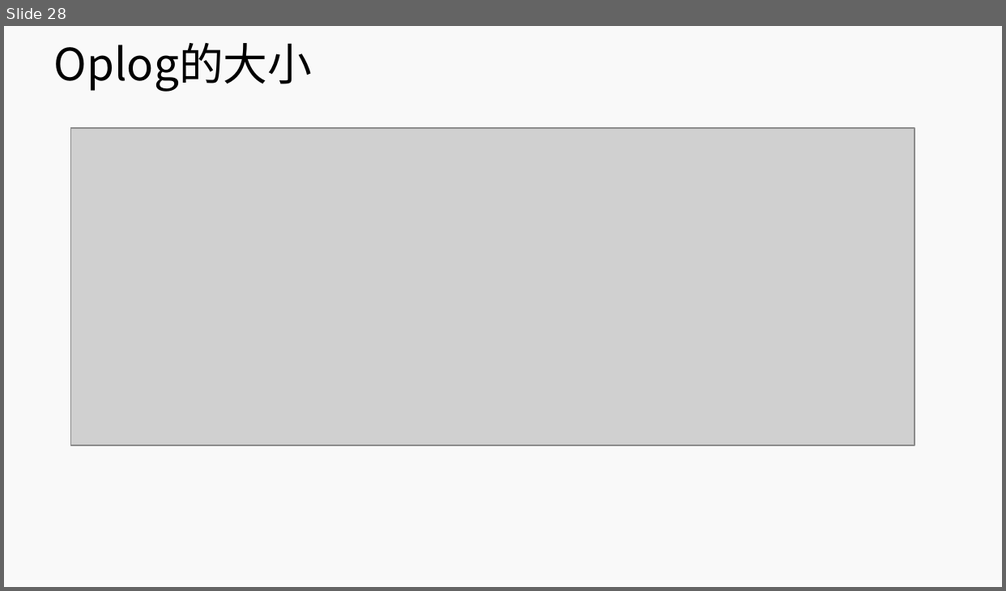
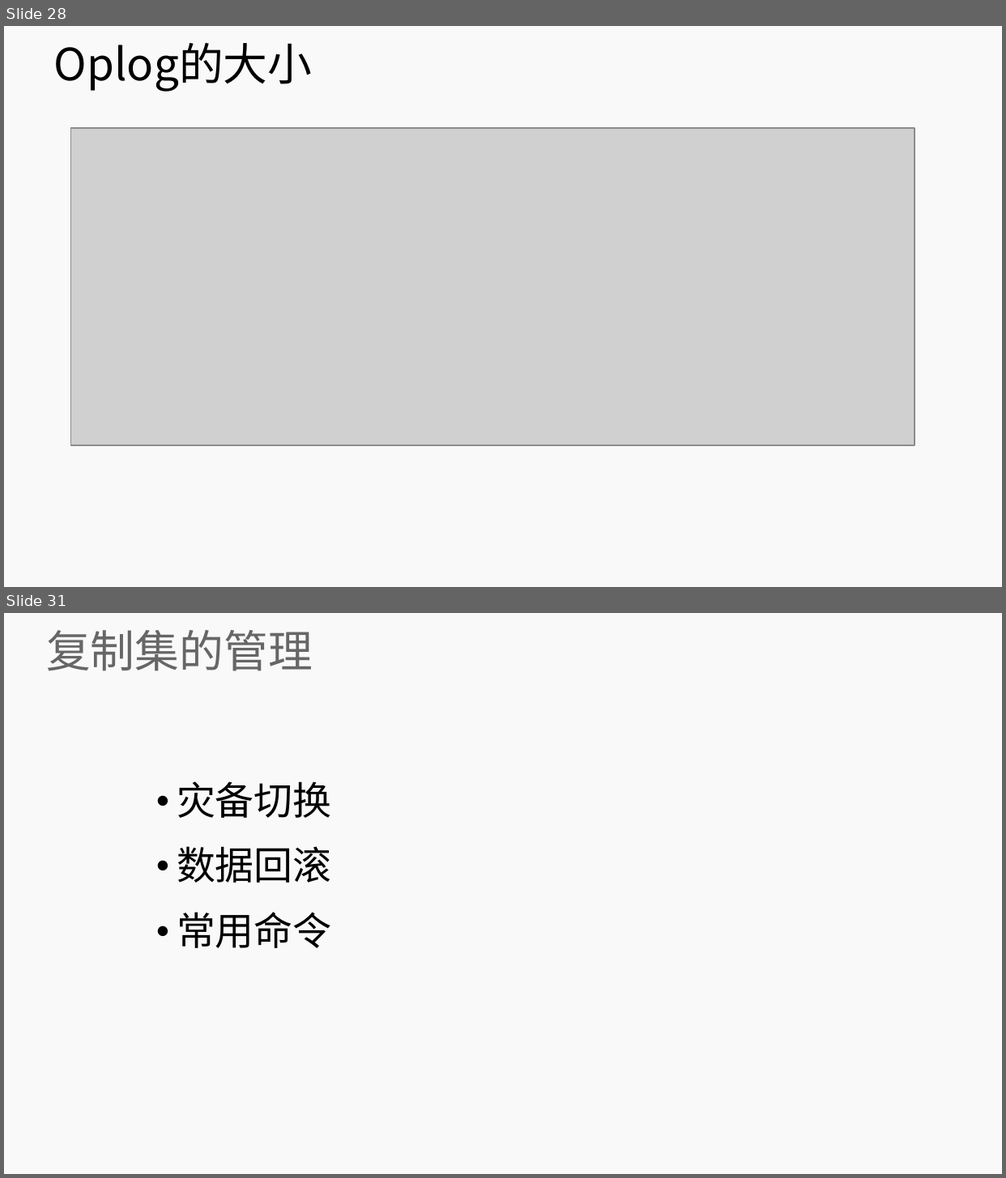
Before and after one commit to lihuanzhen2016/no-sql, a slide deck: PPT/12 MongoDB 复制集.pptx. Shown one above the other, each under a label of ours: slide 28 before the commit, slides 28 and 31 after it; the slides between them are not shown. The pictures are 1006x591 and 1006x1178 pixels, drawn with LibreOffice and Linux fonts; fonts in the diff are those of the drawing; grey boxes stand for pictures; background and template pictures are left out. Boxes give left, top, right and bottom in pixels: in the first picture for what was removed or moved away, otherwise in the second. Text is boxed around its words. In the diff, an @@ line names an element or a change of style, - is before the commit and + after.

```diff
--- a/PPT/12 MongoDB 复制集.pptx
+++ b/PPT/12 MongoDB 复制集.pptx
@@ slide 31 added at [4,613,1002,1174], background #F9F9F9 @@
@@ title added at [46,630,313,671], 32 pt, text #666666 @@
+复制集的管理
@@ subtitle added at [177,781,331,948], 28 pt, text #000000 @@
+● 灾备切换
+● 数据回滚
+● 常用命令
```
Also in this commit, not shown: 3 slides changed, 6 other slides added, 1 other file.
